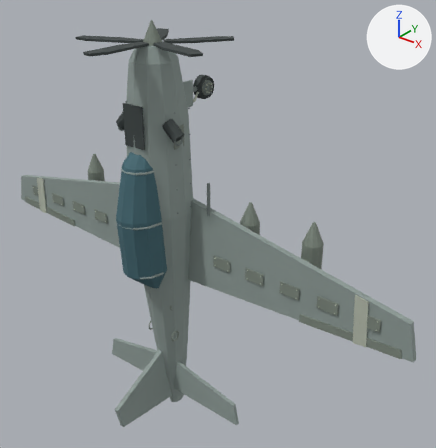
The glTF model public/models/cas.glb, before and after one commit.
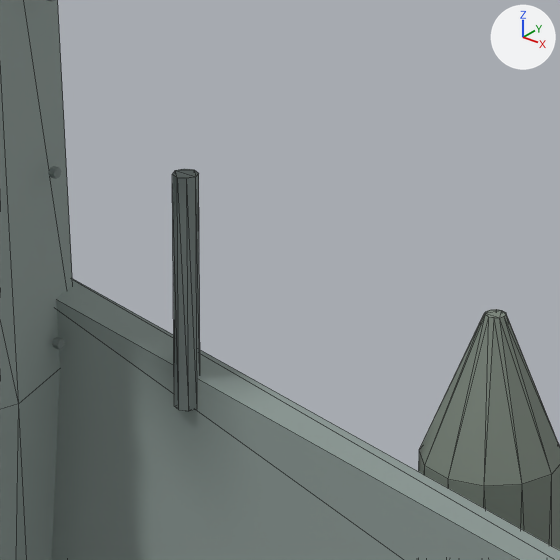
The first picture shows the older version from a 50 mm lens placed at (7.95, -9.69, 5.47), pointed at (0.82, -0.78, -0.06). The close-ups show the older and then the newer version on the part from 42% to 60% of the width and 36% to 53% of the height of that picture. Only the edits that show in the close-ups are written down. The lights are fixed; the arrows at upper right show +X, +Y and +Z. The close-ups show mesh edges as thin lines. Where no turn or scale is listed for an object, it has been applied to the vertices.

Names of what the first close-up shows: 'fuselage_001', 'straight_tapered_wing_002', 'underwing_store_003', 'wing_gun_002' and 2 more.
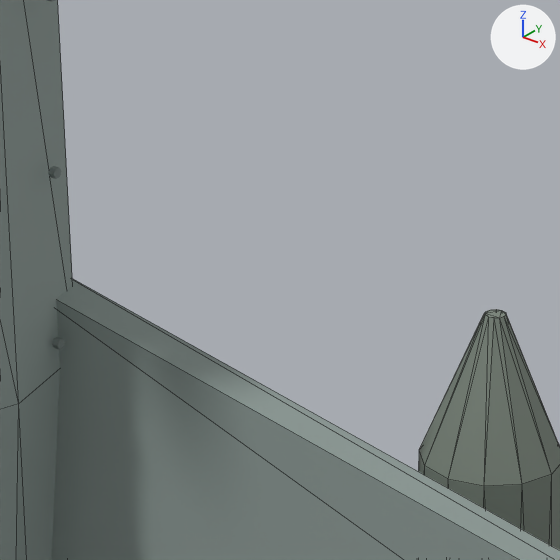
Changed parts and their boxes (x1, y1, x2, y2) in the close-ups (560 x 560 px):
'wing_gun_002', deleted: before (172, 169, 200, 411)

Edits to the bpy script that builds the scene:
```text
Remove ob_wing_gun_002:
    ob_wing_gun_002 = bpy.data.objects.new('wing_gun_002', me_module_wing_gun)
    ob_wing_gun_002.parent = ob_mount_wing_gun_002
    ob_wing_gun_002.location = (0.0, 0.0, 0.0)
```
